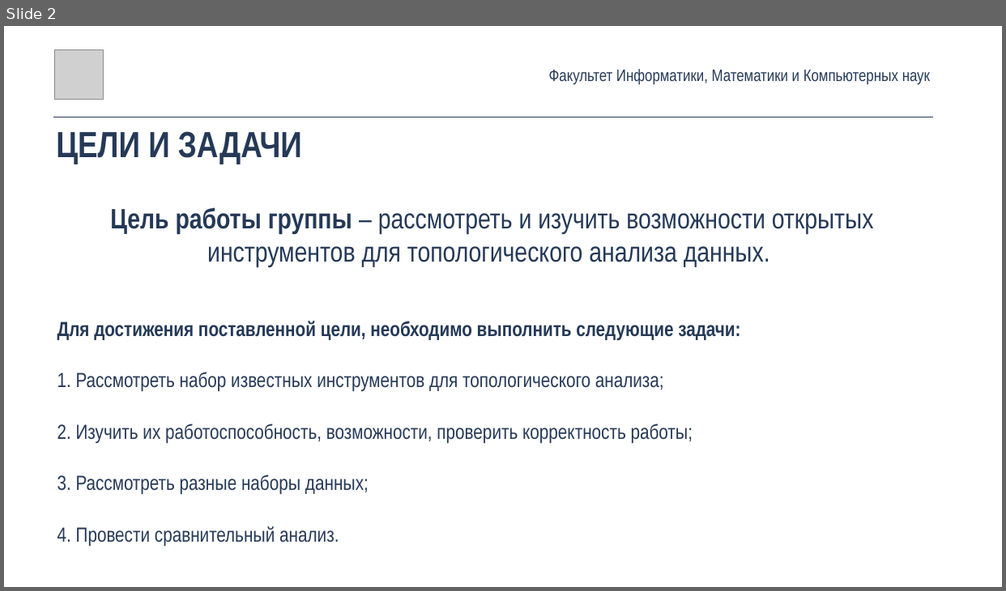
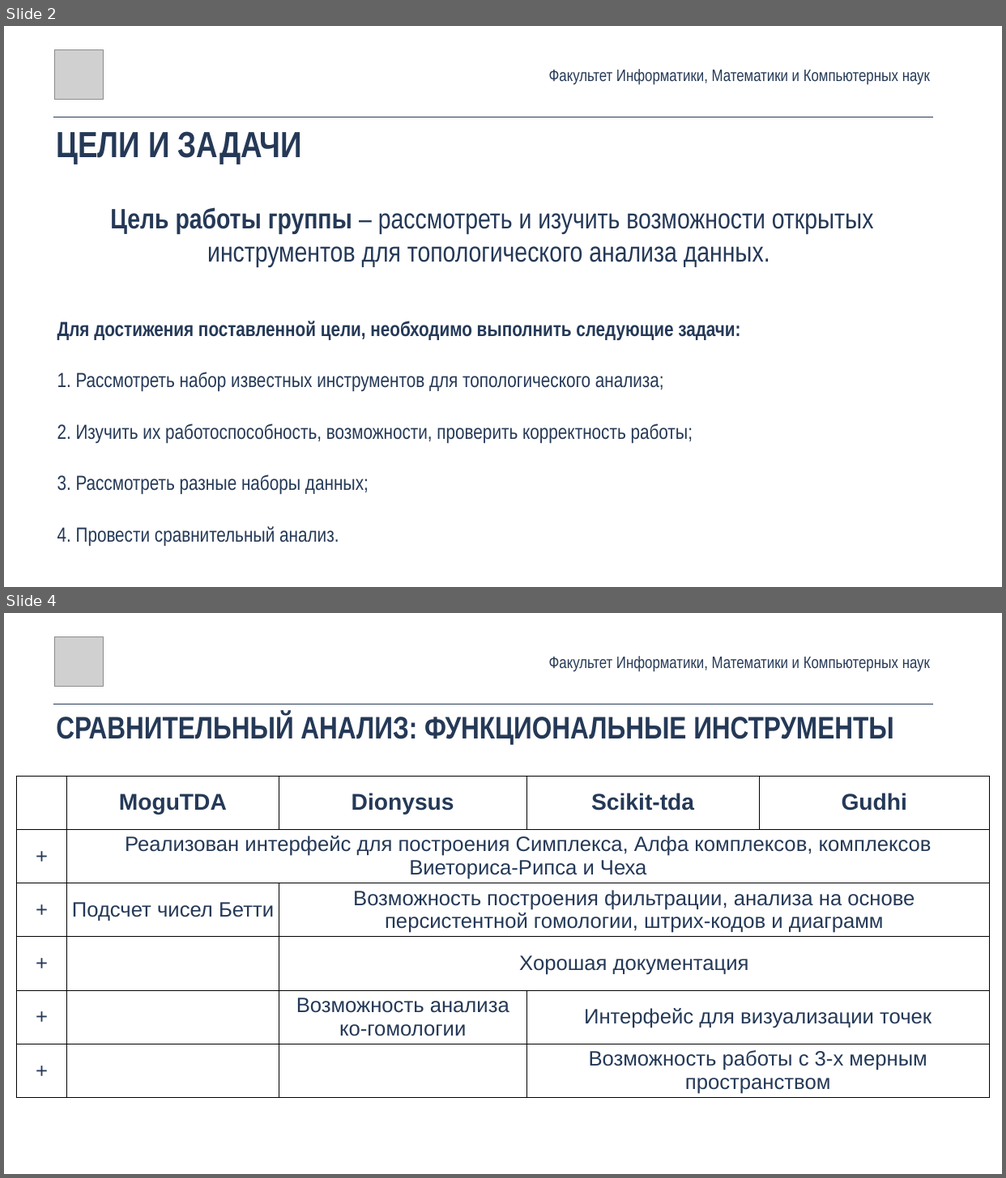
Before and after one commit to maksimovVva/hse-tda, a slide deck: survey.pptx. Shown one above the other, each under a label of ours: slide 2 before the commit, slides 2 and 4 after it; the slides between them are not shown. The pictures are 1006x591 and 1006x1178 pixels, drawn with LibreOffice and Linux fonts; fonts in the diff are those of the drawing; grey boxes stand for pictures. Boxes give left, top, right and bottom in pixels: in the first picture for what was removed or moved away, otherwise in the second. Text is boxed around its words. In the diff, an @@ line names an element or a change of style, - is before the commit and + after.

```diff
--- a/survey.pptx
+++ b/survey.pptx
@@ slide 4 added at box(4, 613, 1002, 1174), background #FFFFFF @@
@@ picture added at box(54, 637, 103, 686) @@
@@ text added at box(549, 656, 930, 672), 32 pt, text #253957 @@
+Факультет Информатики, Математики и Компьютерных наук
@@ line added from (53, 704) to (933, 704), #253957 1 pt @@
@@ text added at box(56, 713, 893, 745), 60 pt, text #253957, bold @@
+СРАВНИТЕЛЬНЫЙ АНАЛИЗ: ФУНКЦИОНАЛЬНЫЕ ИНСТРУМЕНТЫ
@@ table added at box(17, 776, 989, 1097), 6 rows, 5 columns @@
+ | MoguTDA | Dionysus | Scikit-tda | Gudhi
++ | Реализован интерфейс для построения Симплекса, Алфа комплексов, комплексов Виеториса-Рипса и Чеха |  |  | 
++ | Подсчет чисел Бетти | Возможность построения фильтрации, анализа на основе персистентной гомологии, штрих-кодов и диаграмм |  | 
++ |  | Хорошая документация |  | 
++ |  | Возможность анализа ко-гомологии | Интерфейс для визуализации точек | 
++ |  |  | Возможность работы с 3-х мерным пространством | 
```
Also in this commit, not shown: 4 slides changed, 5 other slides added, 8 slides removed, 33 other files.
